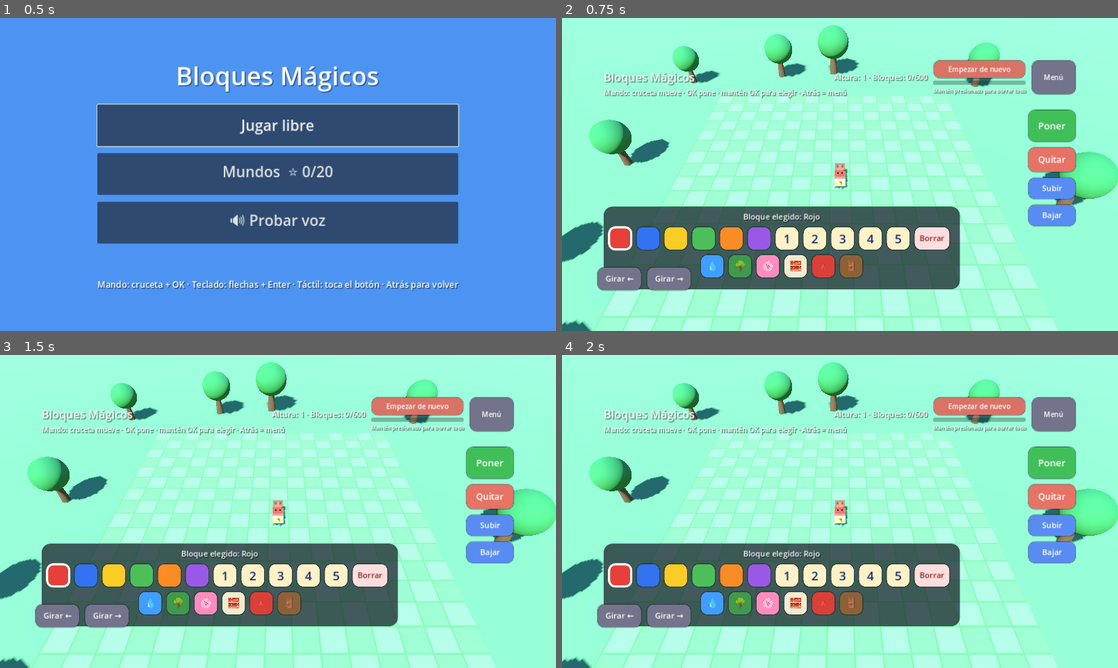
Above: before the commit, frames 1-4 (two rows, left to right).
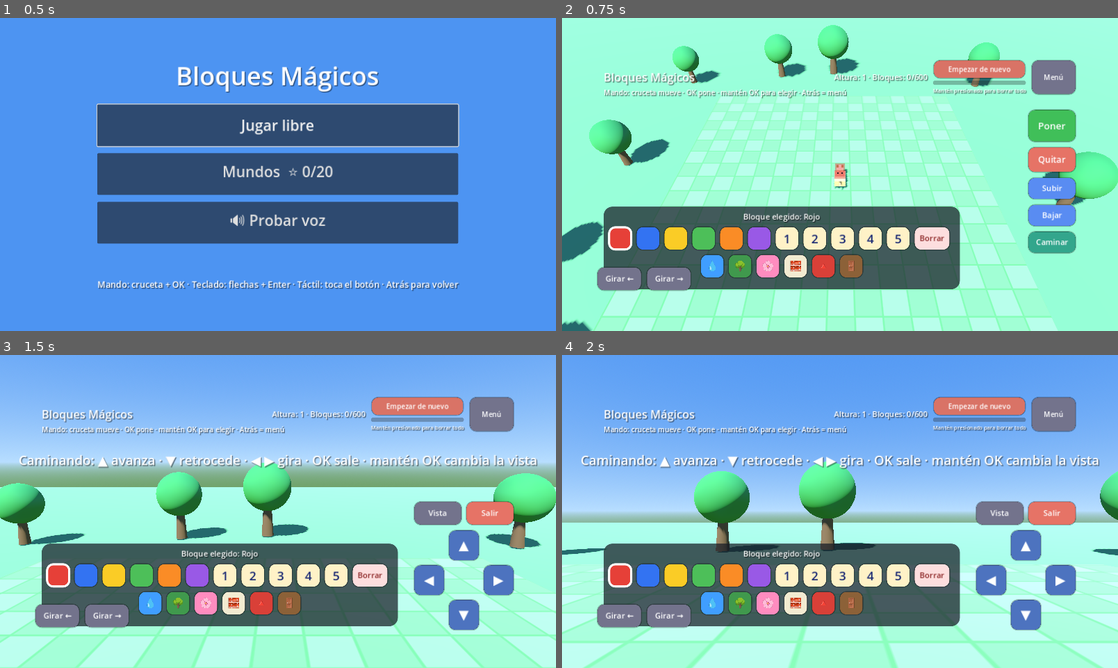
Above: after the commit, the same moments.

Repository: miguelithoruiz1/bloques-magicos
Game: Godot game, scene res://menu.tscn
Two runs of this game, one before a commit and one after it. Both use one fixed random seed, a clock stepped at 60 frames per second and the inputs below.
Inputs (mouse positions are in pixels of both pictures, inside the frame that each line leads up to):
- Up to frame 1 (0.5 s): no input
- Up to frame 2 (0.75 s): click "Jugar libre" at 0.5 s
- Up to frame 3 (1.5 s): click (489, 580) at 1.25 s, where only the run after the commit has a clickable "Caminar"
- Up to frame 4 (2 s): no input

Frame 1 is identical in both runs. In frame 2, 0.6% of the frame differs, in the area x 83-93%, y 68-76%; in frame 3, 58%; in frame 4, 67%, in the area x 0-100%, y 0-100%.

Commit message:
1.8.0: paseo tactil (boton Caminar, cruceta, Vista/Salir)

Diff:
--- a/project.godot
+++ b/project.godot
@@ -12,7 +12,7 @@
 
 config/name="Bloques Mágicos"
 config/description="Constructor de bloques 3D educativo y seguro para niños de 5 años. Sin red, sin anuncios, sin cuentas."
-config/version="1.7.0"
+config/version="1.8.0"
 run/main_scene="res://menu.tscn"
 config/features=PackedStringArray("4.3", "GL Compatibility")
 config/icon="res://icon.svg"
--- a/scripts/main.gd
+++ b/scripts/main.gd
@@ -175,6 +175,11 @@
 	_palette.rotate_step_requested.connect(_on_rotate_step)
 	# 1.4: entrar al modo caminar (desde la paleta TV).
 	_palette.walk_requested.connect(_enter_walk_mode)
+	# Fase 2 (1.8.0): paseo táctil. «Salir» equivale al OK corto del
+	# mando y «Vista» al OK largo; ambas señales desembocan en las
+	# mismas funciones del mando, sin duplicar lógica.
+	_palette.walk_exit_requested.connect(_exit_walk_mode)
+	_palette.walk_view_requested.connect(_toggle_walk_view)
 	# 1.5 (F3): ciclar la cámara de construcción (desde la paleta TV).
 	_palette.camera_cycle_requested.connect(_on_camera_cycle)
 	# Fase 2: en modo nivel se empieza con un tablero vacío (la meta se
@@ -599,10 +604,7 @@
 		_exit_walk_mode()
 		return
 	if ok_event == "long":
-		_walk_view = 1 - _walk_view
-		if _walk_avatar != null:
-			_walk_avatar.visible = (_walk_view == 1)
-		_palette.show_message("Vista: " + ("segunda persona (Blocky)" if _walk_view == 1 else "primera persona"))
+		_toggle_walk_view()
 		return
 	if Input.is_action_just_pressed("move_left"):
 		_walk_yaw += deg_to_rad(45.0)
@@ -620,6 +622,16 @@
 			_walk_move_timer = 0.2
 	else:
 		_walk_move_timer = 0.0
+
+
+## Cambiar la vista del paseo (1ª/2ª persona). Antes vivía dentro de
+## _handle_walk_mode (OK largo del mando); en Fase 2 se extrae para
+## que el botón táctil «Vista» use exactamente la misma función.
+func _toggle_walk_view() -> void:
+	_walk_view = 1 - _walk_view
+	if _walk_avatar != null:
+		_walk_avatar.visible = (_walk_view == 1)
+	_palette.show_message("Vista: " + ("segunda persona (Blocky)" if _walk_view == 1 else "primera persona"))
 
 
 ## Paso del avatar en la dirección de la cámara (redondeada a 90°,
@@ -688,6 +700,7 @@
 	_ghost_root.visible = false
 	if _walk_avatar != null:
 		_walk_avatar.visible = (_walk_view == 1)
+	_palette.set_walk_controls_visible(true)
 	_palette.show_message("Caminando: ▲ avanza · ▼ retrocede · ◀ ▶ gira · OK sale · mantén OK cambia la vista")
 	speak("¡A caminar!", "")
 
@@ -699,6 +712,7 @@
 	if not _walk_mode:
 		return
 	_walk_mode = false
+	_palette.set_walk_controls_visible(false)
 	# 1.5 (F3): al salir del paseo vuelve el preset de construcción
 	# activo (antes forzaba Arriba aunque se hubiera elegido otro).
 	var cp: Dictionary = _cam_presets[_cam_preset]
--- a/scripts/palette_ui.gd
+++ b/scripts/palette_ui.gd
@@ -19,6 +19,12 @@
 ## sobre «Girar ←»/«Girar →» en la paleta del TV (la paleta queda abierta).
 signal rotate_step_requested(degrees: float)
 signal walk_requested
+## Fase 2 (1.8.0): paseo táctil. El overlay de paseo pide salir del
+## modo caminar (equivale al OK corto del mando) y cambiar de vista
+## (equivale al OK largo del mando). La mascota no se toca: solo se
+## le da acceso táctil a un paseo que ya existe.
+signal walk_exit_requested
+signal walk_view_requested
 ## Cámara de construcción por presets (1.5/F3): cada OK sobre «Cámara»
 ## cicla Arriba → Cerca → Lado → Lejos (la paleta queda abierta).
 signal camera_cycle_requested
@@ -92,6 +98,13 @@
 var _reset_bar: ProgressBar
 var _reset_hold := 0.0
 var _reset_fired := false
+## Fase 2 (1.8.0): columna de acciones y overlay de paseo. La columna
+## se oculta durante el paseo (el cluster del paseo ocupa su zona
+## abajo-derecha) y vuelve al salir; la paleta y los botones de giro
+## quedan visibles pero inertes en paseo (colocar/borrar ya se
+## bloquean en main.gd).
+var _actions_box: VBoxContainer
+var _walk_box: Control
 
 
 func _ready() -> void:
@@ -182,6 +195,7 @@
 	_build_palette(root)
 	_build_action_buttons(root)
 	_build_rotate_buttons(root)
+	_build_walk_controls(root)
 
 
 func _build_top_bar(root: Control) -> void:
@@ -470,6 +484,7 @@
 
 func _build_action_buttons(root: Control) -> void:
 	var actions := VBoxContainer.new()
+	_actions_box = actions
 	actions.set_anchors_preset(Control.PRESET_CENTER_RIGHT)
 	actions.offset_left = -208.0
 	actions.offset_right = -96.0
@@ -498,6 +513,14 @@
 	_apply_button_colors(down_b, Color(0.35, 0.55, 0.95))
 	down_b.pressed.connect(func() -> void: down_requested.emit())
 	actions.add_child(down_b)
+
+	# Fase 2 (1.8.0): entrada táctil al paseo, en la misma columna de
+	# acciones. Emite la misma señal que la opción «Caminar» del mando
+	# (paleta TV), así que main.gd no distingue el origen.
+	var walk_b := _make_button("Caminar", Vector2(112, 52), 18)
+	_apply_button_colors(walk_b, Color(0.20, 0.65, 0.55))
+	walk_b.pressed.connect(func() -> void: walk_requested.emit())
+	actions.add_child(walk_b)
 
 
 func _build_rotate_buttons(root: Control) -> void:
@@ -522,6 +545,108 @@
 	rot_r.button_down.connect(_on_rotate_down.bind(-1.0))
 	rot_r.button_up.connect(_on_rotate_up)
 	rot_box.add_child(rot_r)
+
+
+## Fase 2 (1.8.0): controles del paseo para pantalla táctil. Solo
+## visibles dentro del modo caminar. Cruceta abajo-derecha (margen
+## anti-overscan 96 px, sin tocar la paleta abajo-izquierda): ▲
+## avanza, ▼ retrocede (con repetición al mantener, igual que el
+## mando), ◀ ▶ giran por pasos de 45° (un paso por toque, igual que
+## el mando). «Vista» cambia 1ª/2ª persona y «Salir» sale del paseo.
+## La cruceta NO inventa movimiento propio: marca las mismas acciones
+## move_* que lee _handle_walk_mode en main.gd (action_press/release,
+## la API para controles virtuales), así que el mando y el táctil
+## comparten exactamente la misma lógica (y la mascota, que ya sigue
+## con esa lógica, no se toca).
+func _build_walk_controls(root: Control) -> void:
+	_walk_box = Control.new()
+	_walk_box.set_anchors_preset(Control.PRESET_BOTTOM_RIGHT)
+	_walk_box.offset_left = -328.0
+	_walk_box.offset_right = -96.0
+	_walk_box.offset_top = -384.0
+	_walk_box.offset_bottom = -96.0
+	_walk_box.mouse_filter = Control.MOUSE_FILTER_IGNORE
+	_walk_box.visible = false
+	root.add_child(_walk_box)
+
+	var vbox := VBoxContainer.new()
+	vbox.set_anchors_preset(Control.PRESET_FULL_RECT)
+	vbox.mouse_filter = Control.MOUSE_FILTER_IGNORE
+	vbox.add_theme_constant_override("separation", 10)
+	_walk_box.add_child(vbox)
+
+	var row := HBoxContainer.new()
+	row.mouse_filter = Control.MOUSE_FILTER_IGNORE
+	row.add_theme_constant_override("separation", 8)
+	vbox.add_child(row)
+
+	var view_b := _make_button("Vista", Vector2(112, 56), 18)
+	_apply_button_colors(view_b, Color(0.45, 0.45, 0.55))
+	view_b.pressed.connect(func() -> void: walk_view_requested.emit())
+	row.add_child(view_b)
+
+	var exit_b := _make_button("Salir", Vector2(112, 56), 18)
+	_apply_button_colors(exit_b, Color(0.90, 0.45, 0.40))
+	exit_b.pressed.connect(func() -> void: walk_exit_requested.emit())
+	row.add_child(exit_b)
+
+	var dpad := GridContainer.new()
+	dpad.columns = 3
+	dpad.mouse_filter = Control.MOUSE_FILTER_IGNORE
+	dpad.add_theme_constant_override("h_separation", 8)
+	dpad.add_theme_constant_override("v_separation", 8)
+	vbox.add_child(dpad)
+
+	var spacer := func() -> Control:
+		var s := Control.new()
+		s.custom_minimum_size = Vector2(72, 72)
+		s.mouse_filter = Control.MOUSE_FILTER_IGNORE
+		return s
+	dpad.add_child(spacer.call())
+	dpad.add_child(_walk_dir_button("▲", "move_forward"))
+	dpad.add_child(spacer.call())
+	dpad.add_child(_walk_dir_button("◀", "move_left"))
+	dpad.add_child(spacer.call())
+	dpad.add_child(_walk_dir_button("▶", "move_right"))
+	dpad.add_child(spacer.call())
+	dpad.add_child(_walk_dir_button("▼", "move_back"))
+	dpad.add_child(spacer.call())
+
+
+func _walk_dir_button(text: String, action: String) -> Button:
+	var b := _make_button(text, Vector2(72, 72), 30)
+	_apply_button_colors(b, Color(0.30, 0.45, 0.75))
+	b.button_down.connect(_send_walk_action.bind(action, true))
+	b.button_up.connect(_send_walk_action.bind(action, false))
+	return b
+
+
+## Inyecta una acción de movimiento como si la hubiera producido el
+## mando. Mantener ▲/▼ repite el paso cada 0.2 s (la lógica de
+## _handle_walk_mode); ◀/▶ dan un paso de 45° por toque.
+func _send_walk_action(action: String, pressed: bool) -> void:
+	if pressed:
+		Input.action_press(action)
+	else:
+		Input.action_release(action)
+
+
+## Muestra el overlay del paseo y oculta la columna de acciones (su
+## zona se solapa con la cruceta). Al ocultar se sueltan las 4
+## direcciones: si el niño salía con un dedo aún apoyado, el cursor
+## no heredaría un movimiento fantasma al volver a construir.
+func set_walk_controls_visible(visible: bool) -> void:
+	if _walk_box != null:
+		_walk_box.visible = visible
+	if _actions_box != null:
+		_actions_box.visible = not visible
+	if not visible:
+		_release_walk_actions()
+
+
+func _release_walk_actions() -> void:
+	for action in ["move_forward", "move_back", "move_left", "move_right"]:
+		_send_walk_action(action, false)
 
 
 # ---------------------------------------------------------------------------
